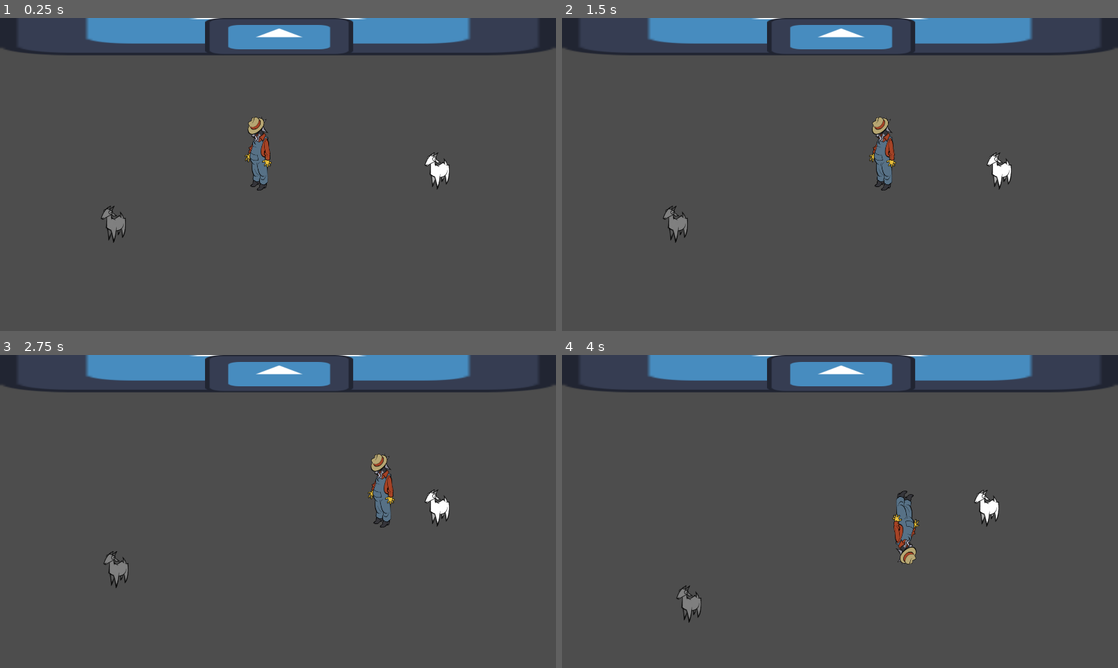
Above: before the commit, frames 1-4 (two rows, left to right).
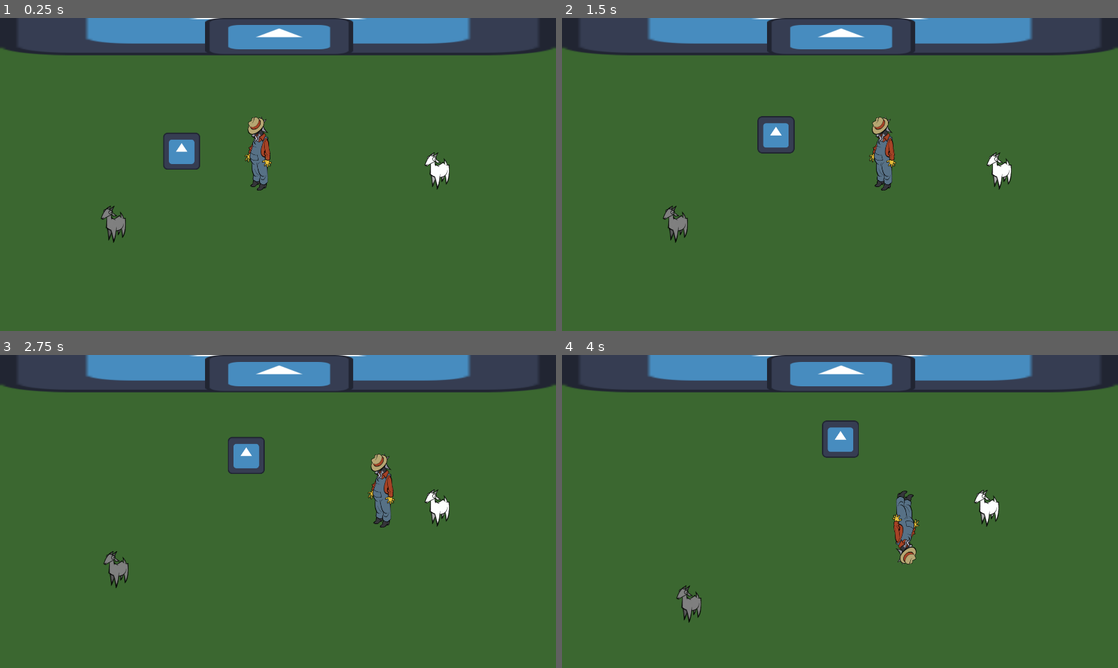
Above: after the commit, the same moments.

Repository: jadicodes/goat-game
Game: Godot game, scene res://farm/farm.tscn
The game is run twice, just before and just after one commit, with the same random seed, the same clock (stepped at 60 frames per second) and the same inputs. The engine's default icon, where the game draws it, is replaced by a stand-in: a white triangle on a blue panel in a dark square.
Inputs (mouse positions are in pixels of both pictures, inside the frame that each line leads up to):
- Up to frame 1 (0.25 s): no input
- Up to frame 2 (1.5 s): tap Enter at 0.5 s; move the mouse to (962, 158) at 0.52 s; hold D (move_right) 0.53-1.25 s; hold E (interact) 0.53-1.25 s; click (962, 158) at 0.67 s; drag from (728, 190) to (917, 171) at 1.27 s
- Up to frame 3 (2.75 s): move the mouse to (333, 442) at 2.02 s; hold D (move_right) from 2.03 s (still down); hold Shift from 2.03 s (still down); tap E (interact) at 2.3 s
- Up to frame 4 (4 s): release D (move_right) at 2.75 s; release Shift at 2.75 s; drag from (812, 574) to (673, 464) at 2.77 s; move the mouse to (1006, 558) at 3.52 s; hold A (move_left) from 3.53 s (still down); hold E (interact) from 3.53 s (still down); tap Ctrl at 3.6 s

The runs differ from the first frame. In frame 1, 87% of the frame differs, in the area x 0-100%, y 9-100%; in frame 2, 87%; in frame 3, 87%; in frame 4, 87%.

Commit message:
Create shopper and outline shopper states

Diff:
--- a/project/farm/farm.tscn
+++ b/project/farm/farm.tscn
@@ -1,10 +1,16 @@
-[gd_scene load_steps=4 format=3 uid="uid://botoiyyc2kyur"]
+[gd_scene load_steps=5 format=3 uid="uid://botoiyyc2kyur"]
 
 [ext_resource type="PackedScene" uid="uid://cqdu4npym77hm" path="res://farmer/farmer.tscn" id="1_at1a1"]
 [ext_resource type="PackedScene" uid="uid://mcq4epvbauin" path="res://barn/barn.tscn" id="1_ukrf4"]
 [ext_resource type="PackedScene" uid="uid://cquhif3oogil8" path="res://goat/goat.tscn" id="2_qnc1y"]
+[ext_resource type="PackedScene" uid="uid://dircmh8bpxfv7" path="res://shopper/shopper.tscn" id="4_72csm"]
 
 [node name="Farm" type="Node2D"]
+
+[node name="ColorRect" type="ColorRect" parent="."]
+offset_right = 1936.0
+offset_bottom = 1088.0
+color = Color(0.230134, 0.402356, 0.187802, 1)
 
 [node name="Barn" parent="." instance=ExtResource("1_ukrf4")]
 
@@ -16,3 +22,6 @@
 
 [node name="Goat2" parent="." instance=ExtResource("2_qnc1y")]
 position = Vector2(1508, 528)
+
+[node name="Shopper" parent="." instance=ExtResource("4_72csm")]
+position = Vector2(605, 471)
--- /dev/null
+++ b/project/shopper/shopper.gd
@@ -0,0 +1,13 @@
+class_name Shopper
+extends CharacterBody2D
+
+
+var speed : int = 100
+
+func _physics_process(delta: float) -> void:
+	move_and_slide()
+
+
+func interact(caller: Node) -> void:
+	if not caller is Farmer:
+		return
--- /dev/null
+++ b/project/shopper/shopper.tscn
@@ -0,0 +1,56 @@
+[gd_scene load_steps=12 format=3 uid="uid://dircmh8bpxfv7"]
+
+[ext_resource type="Script" uid="uid://7cnn8nna2ipi" path="res://shopper/shopper.gd" id="1_jyoi8"]
+[ext_resource type="Texture2D" uid="uid://c8tynnydekttg" path="res://icon.svg" id="1_wbdm7"]
+[ext_resource type="Script" uid="uid://dwxhny1t5uu8p" path="res://state_machine/state_machine.gd" id="3_3r4rk"]
+[ext_resource type="Script" uid="uid://bk6gvoey2vghv" path="res://shopper/state_machine/shopper_enter_state.gd" id="4_ldiyr"]
+[ext_resource type="Script" uid="uid://b5eomeosf38qx" path="res://shopper/state_machine/shopper_arrive_at_fence_state.gd" id="5_gm5io"]
+[ext_resource type="Script" uid="uid://tduokifq3f63" path="res://shopper/state_machine/shopper_give_order_state.gd" id="6_avbde"]
+[ext_resource type="Script" uid="uid://nynyskejyqqq" path="res://shopper/state_machine/shopper_wait_for_order_state.gd" id="7_gio20"]
+[ext_resource type="Script" uid="uid://br10dlbcc66pk" path="res://shopper/state_machine/shopper_order_success_state.gd" id="8_aacoh"]
+[ext_resource type="Script" uid="uid://lp8jgnqyfb0p" path="res://shopper/state_machine/shopper_order_failure_state.gd" id="9_7ghlq"]
+[ext_resource type="Script" uid="uid://7gpa3vhl8il4" path="res://shopper/state_machine/shopper_leave_state.gd" id="10_t18g1"]
+
+[sub_resource type="CircleShape2D" id="CircleShape2D_jyoi8"]
+radius = 65.0308
+
+[node name="Shopper" type="CharacterBody2D"]
+script = ExtResource("1_jyoi8")
+
+[node name="Sprite2D" type="Sprite2D" parent="."]
+texture = ExtResource("1_wbdm7")
+
+[node name="CollisionShape2D" type="CollisionShape2D" parent="."]
+shape = SubResource("CircleShape2D_jyoi8")
+
+[node name="StateMachine" type="Node" parent="."]
+script = ExtResource("3_3r4rk")
+metadata/_custom_type_script = "uid://dwxhny1t5uu8p"
+
+[node name="ShopperEnterState" type="Node" parent="StateMachine"]
+script = ExtResource("4_ldiyr")
+metadata/_custom_type_script = "uid://bk6gvoey2vghv"
+
+[node name="ShopperArriveAtFenceState" type="Node" parent="StateMachine"]
+script = ExtResource("5_gm5io")
+metadata/_custom_type_script = "uid://b5eomeosf38qx"
+
+[node name="ShopperGiveOrderState" type="Node" parent="StateMachine"]
+script = ExtResource("6_avbde")
+metadata/_custom_type_script = "uid://tduokifq3f63"
+
+[node name="ShopperWaitForOrderState" type="Node" parent="StateMachine"]
+script = ExtResource("7_gio20")
+metadata/_custom_type_script = "uid://nynyskejyqqq"
+
+[node name="ShopperOrderSuccessState" type="Node" parent="StateMachine"]
+script = ExtResource("8_aacoh")
+metadata/_custom_type_script = "uid://br10dlbcc66pk"
+
+[node name="ShopperOrderFailureState" type="Node" parent="StateMachine"]
+script = ExtResource("9_7ghlq")
+metadata/_custom_type_script = "uid://lp8jgnqyfb0p"
+
+[node name="ShopperLeaveState" type="Node" parent="StateMachine"]
+script = ExtResource("10_t18g1")
+metadata/_custom_type_script = "uid://7gpa3vhl8il4"
--- /dev/null
+++ b/project/shopper/state_machine/shopper_arrive_at_fence_state.gd
@@ -0,0 +1,2 @@
+class_name ShopperArriveAtFenceState
+extends ShopperState
--- /dev/null
+++ b/project/shopper/state_machine/shopper_enter_state.gd
@@ -0,0 +1,7 @@
+class_name ShopperEnterState
+extends ShopperState
+
+
+func enter(_previous_state_path: String, _data := {}) -> void:
+	shopper.velocity = Vector2.from_angle(randf_range(0, TAU)) * shopper.speed
+	# shopper.animation_player.play("run")
--- /dev/null
+++ b/project/shopper/state_machine/shopper_give_order_state.gd
@@ -0,0 +1,2 @@
+class_name ShopperGiveOrderState
+extends ShopperState
--- /dev/null
+++ b/project/shopper/state_machine/shopper_leave_state.gd
@@ -0,0 +1,2 @@
+class_name ShopperLeaveState
+extends ShopperState
--- /dev/null
+++ b/project/shopper/state_machine/shopper_order_failure_state.gd
@@ -0,0 +1,2 @@
+class_name ShopperOrderFailureState
+extends ShopperState
--- /dev/null
+++ b/project/shopper/state_machine/shopper_order_success_state.gd
@@ -0,0 +1,2 @@
+class_name ShopperOrderSuccessState
+extends ShopperState
--- /dev/null
+++ b/project/shopper/state_machine/shopper_state.gd
@@ -0,0 +1,18 @@
+class_name ShopperState
+extends State
+
+const ENTER = "ShopperEnterState"
+const ARRIVE_AT_FENCE = "ShopperArriveAtFenceState"
+const GIVE_ORDER = "ShopperGiveOrderState"
+const WAIT_FOR_ORDER = "WaitForOrderState"
+const ORDER_SUCCESS = "ShopperOrderSuccessState"
+const ORDER_FAILURE = "ShopperOrderFailureState"
+const LEAVE = "ShopperLeaveState"
+
+var shopper: Shopper
+
+
+func _ready() -> void:
+	await owner.ready
+	shopper = owner as Shopper
+	assert(shopper != null, "The ShopperState state type must be used only in the shopper scene. It needs the owner to be a Shopper node.")
--- /dev/null
+++ b/project/shopper/state_machine/shopper_wait_for_order_state.gd
@@ -0,0 +1,2 @@
+class_name ShopperWaitForOrderState
+extends ShopperState
Not shown, added: project/shopper/shopper.gd.uid
Not shown, added: project/shopper/state_machine/shopper_arrive_at_fence_state.gd.uid
Not shown, added: project/shopper/state_machine/shopper_enter_state.gd.uid
Not shown, added: project/shopper/state_machine/shopper_give_order_state.gd.uid
Not shown, added: project/shopper/state_machine/shopper_leave_state.gd.uid
Not shown, added: project/shopper/state_machine/shopper_order_failure_state.gd.uid
Not shown, added: project/shopper/state_machine/shopper_order_success_state.gd.uid
Not shown, added: project/shopper/state_machine/shopper_state.gd.uid
Not shown, added: project/shopper/state_machine/shopper_wait_for_order_state.gd.uid
